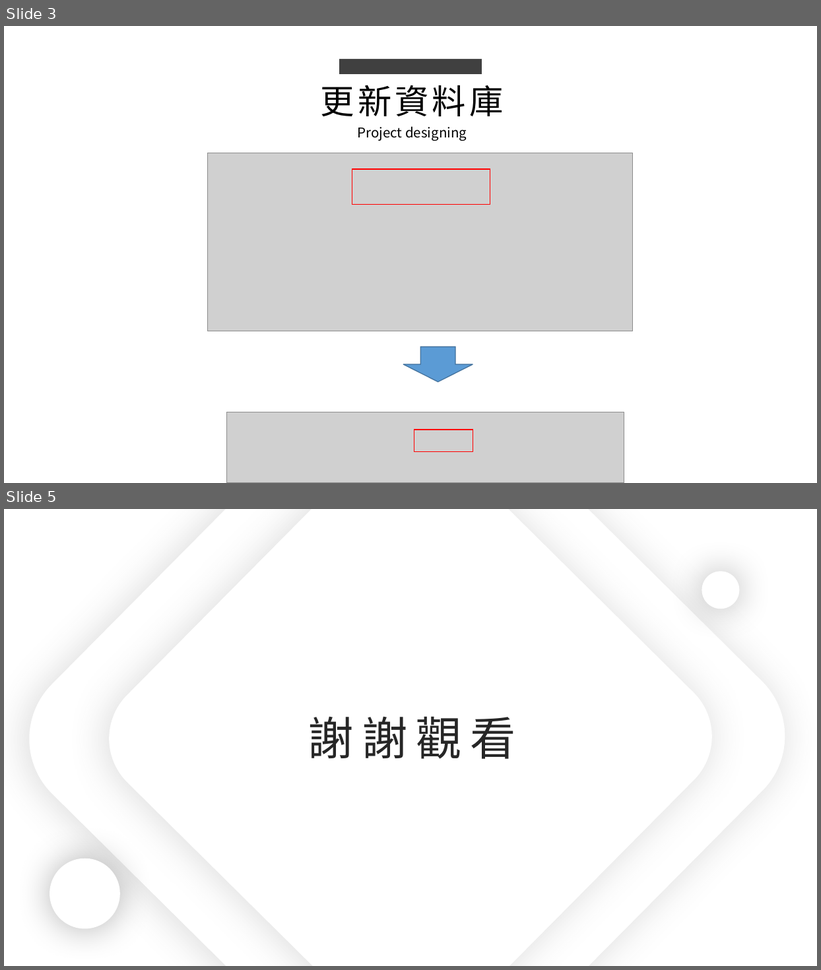
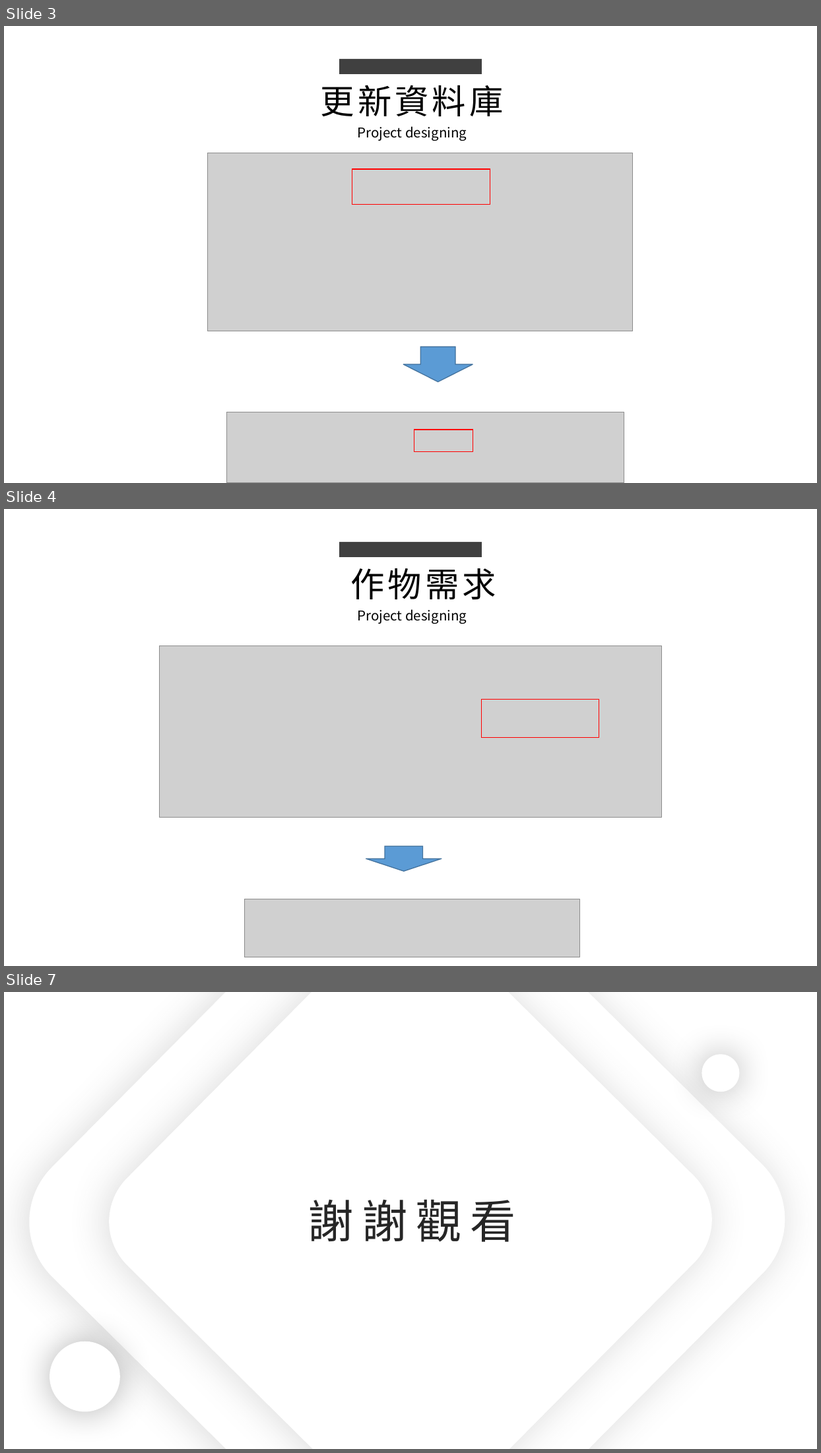
Before and after one commit to king637324/KnowledgeGreenhouseSystem, a slide deck: 工作日報_葉柏漢/2021.08/2021.08.12(加班)~2021.08.13工作日報_葉柏漢.pptx. Shown one above the other, each under a label of ours: slides 3 and 5 before the commit, slides 3, 4 and 7 after it; the slides between them are not shown. The pictures are 821x970 and 821x1453 pixels, drawn with LibreOffice and Linux fonts; fonts in the diff are those of the drawing; grey boxes stand for pictures. Boxes give left, top, right and bottom in pixels: in the first picture for what was removed or moved away, otherwise in the second. Text is boxed around its words. In the diff, an @@ line names an element or a change of style, - is before the commit and + after.

```diff
--- a/工作日報_葉柏漢/2021.08/2021.08.12(加班)~2021.08.13工作日報_葉柏漢.pptx
+++ b/工作日報_葉柏漢/2021.08/2021.08.12(加班)~2021.08.13工作日報_葉柏漢.pptx
@@ slide 4 added at (4,509,817,966), background #FFFFFF @@
@@ rectangle added at (339,542,482,557), fill #404040 @@
@@ text added at (351,568,496,600), 40 pt, text #000000 @@
+作物需求
@@ text added at (358,609,467,624), 16 pt, text #000000 @@
+Project designing
@@ picture added at (160,646,661,818) @@
@@ rectangle added at (482,699,599,738), outline #FF0000 1 pt @@
@@ down arrow added at (366,846,442,871), fill #5B9BD5, outline #43739E 1 pt @@
@@ picture added at (244,900,580,958) @@
@@ what was slide 5 is now slide 7 @@
```
Also in this commit, not shown: 2 slides changed, 1 other slide added, 9 other files.
